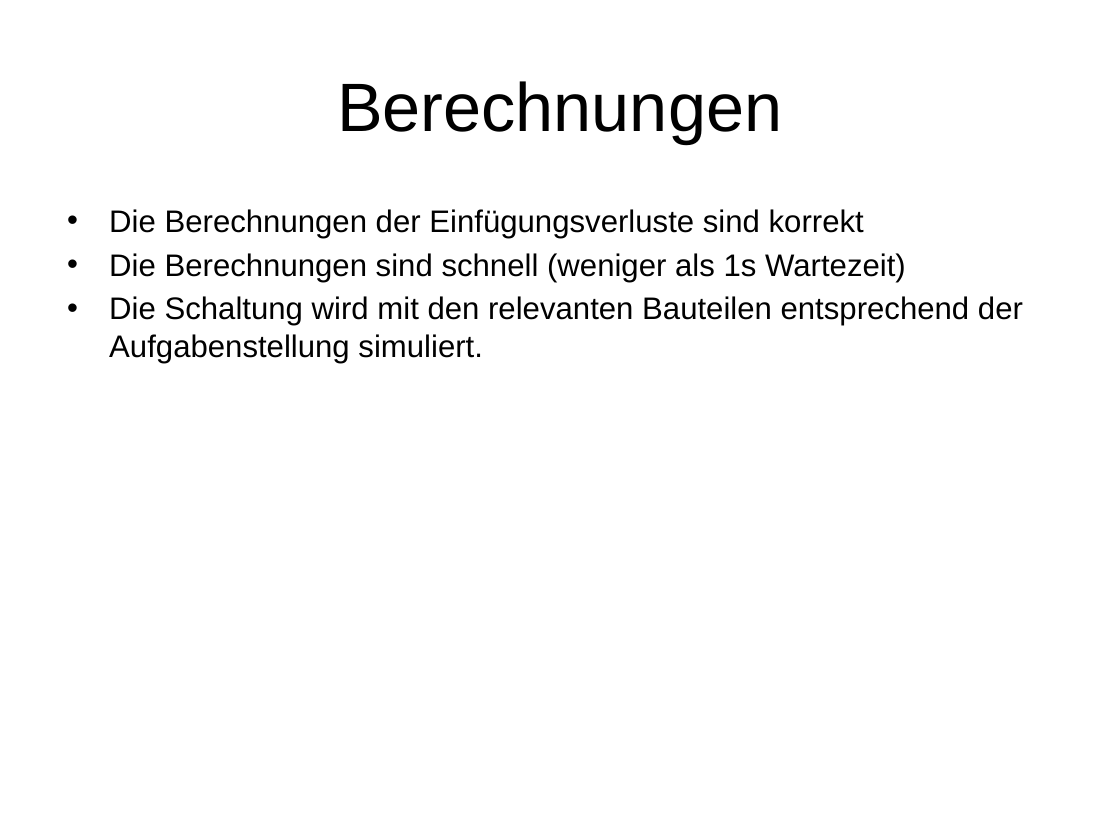
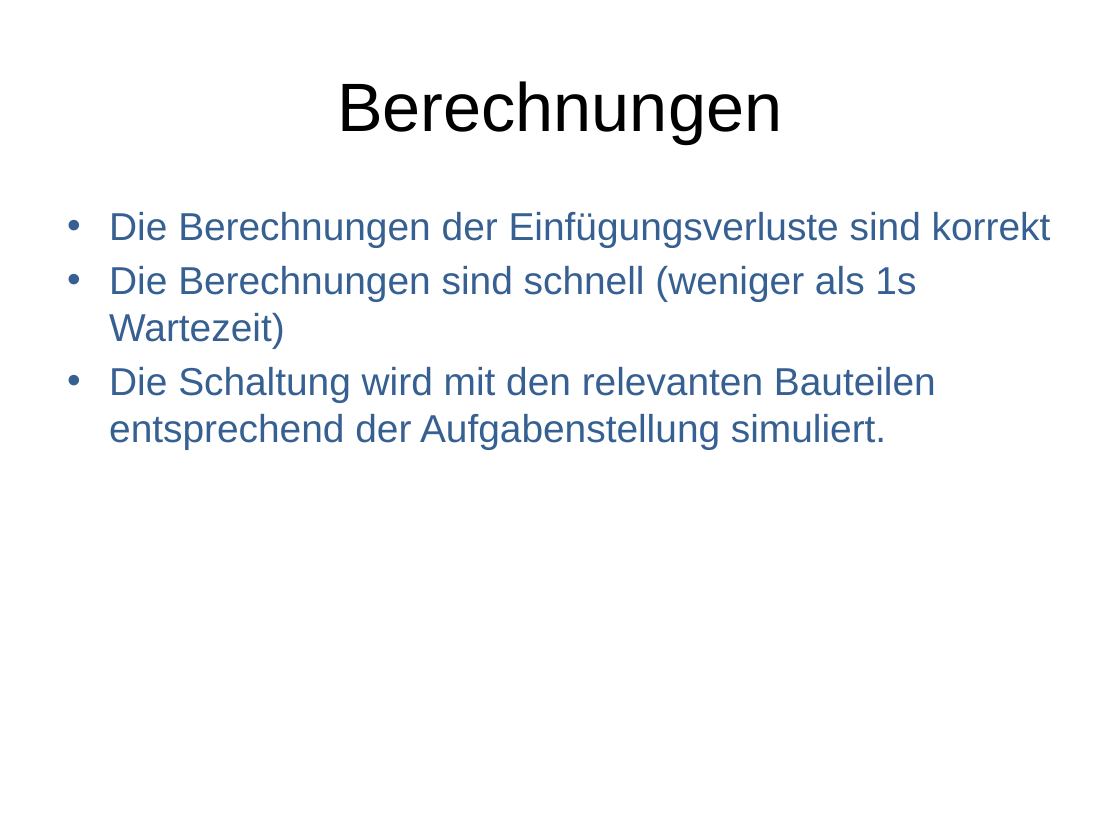
Before and after one commit to marinataborda/P2Organisation, a slide deck: slide 11 of ZwischenPresäntation.pptx (slide 12 before the commit). Drawn at 1120x840 pixels with LibreOffice and Linux fonts; fonts in the diff are those of the drawing. Boxes give left, top, right and bottom in pixels: in the first picture for what was removed or moved away, otherwise in the second. Text is boxed around its words. In the diff, an @@ line names an element or a change of style, - is before the commit and + after.

```diff
--- a/ZwischenPresäntation.pptx
+++ b/ZwischenPresäntation.pptx
@@ text "Die Berechnungen der Einfügungsverluste sind ..." at (x1=109, y1=212, x2=1051, y2=449): size 20 to 25 pt, text colour #000000 to #376092; more space between paragraphs @@
```
Also in this commit, not shown: 4 other slides changed, 2 slides added, 3 slides removed.
